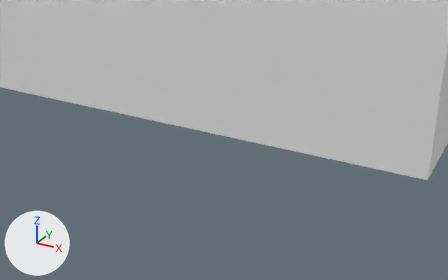
What one commit did to the glTF model assets/models/objects/casa_model01.glb.
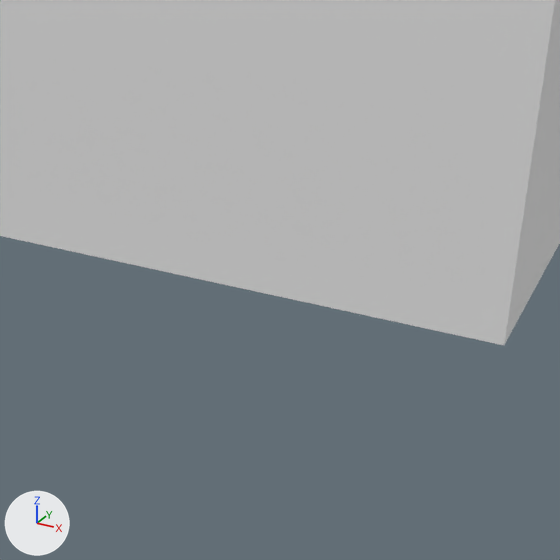
Each version is shown from a 50 mm lens placed at (10.44, -18.52, 4.68), pointed at (6.18, -10.77, 0.8), then close up on the part from 54% to 100% of the width and 19% to 92% of the height. Every picture has the same lights, and +X, +Y and +Z are marked at lower left. The last two pictures show the newer version. Where no turn or scale is listed for an object, it has been applied to the vertices.

The older version as bpy lines, for what is in view:
```python
me_plane = bpy.data.meshes.new('Plane')
me_plane.from_pydata(...)  # 12 vertices, 20 faces; spans x -9.0..9.0, y -9.0..9.0, z 0.0..16.7
ob_plane = bpy.data.objects.new('Plane', me_plane)
ob_plane.location = (0.0, 0.0, 0.0)
```
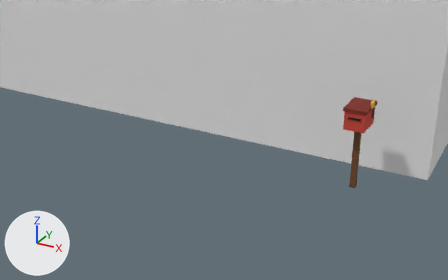
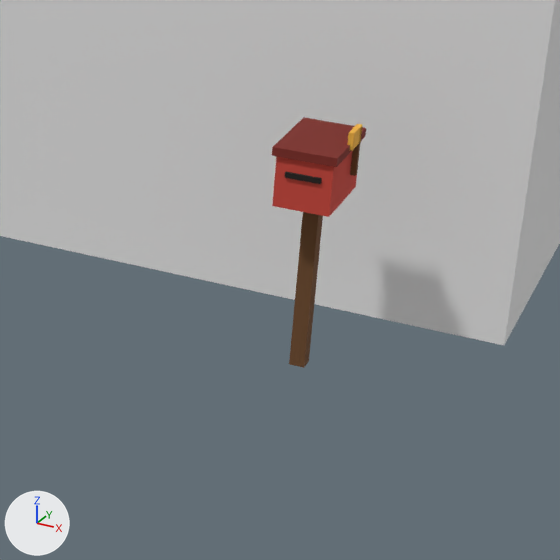
Location of each change, [x1, y1, x2, y2] in pixels of the close-ups (560 x 560 px):
'buzon_caja', added (red): after [272, 151, 357, 217]
'buzon_poste', added (brown): after [289, 212, 323, 368]
'buzon_techo', added (red): after [272, 118, 366, 167]
'buzon_bandera', added: after [347, 124, 362, 151]
'buzon_ranura', added: after [285, 172, 322, 184]
'buzon_bandera_palo', added: after [350, 128, 362, 176]

The change, as a diff of the scene's bpy script:
```diff
--- a/assets/models/objects/casa_model01.glb.py
+++ b/assets/models/objects/casa_model01.glb.py
@@ mat_buzon_oscuro @@
+mat_buzon_oscuro = principled_material('buzon_oscuro')
+mat_buzon_oscuro.base_color = (0.205, 0.0232, 0.016)  # red #7d2a22
+mat_buzon_oscuro.roughness = 1.0
@@ mat_buzon_negro @@
+mat_buzon_negro = principled_material('buzon_negro')
+mat_buzon_negro.base_color = (0.0137, 0.0103, 0.00857)  # black #1f1a17
+mat_buzon_negro.roughness = 1.0
@@ mat_buzon_madera @@
+mat_buzon_madera = principled_material('buzon_madera')
+mat_buzon_madera.base_color = (0.156, 0.0685, 0.0242)  # brown #6e4a2b
+mat_buzon_madera.roughness = 1.0
@@ mat_buzon_rojo @@
+mat_buzon_rojo = principled_material('buzon_rojo')
+mat_buzon_rojo.base_color = (0.578, 0.0612, 0.0423)  # red #c8463a
+mat_buzon_rojo.roughness = 1.0
@@ mat_buzon_amarillo @@
+mat_buzon_amarillo = principled_material('buzon_amarillo')
+mat_buzon_amarillo.base_color = (0.888, 0.462, 0.0578)  # orange #f2b544
+mat_buzon_amarillo.roughness = 1.0
@@ me_buzon_techo @@
+me_buzon_techo.from_pydata(...)  # a box spanning x -0.18..0.18, y -0.27..0.27, z 1.35..1.4
+me_buzon_techo.materials.append(mat_buzon_oscuro)  # red #7d2a22
@@ me_buzon_ranura @@
+me_buzon_ranura.from_pydata(...)  # a box spanning x -0.1..0.1, y -0.265..-0.245, z 1.235..1.265
+me_buzon_ranura.materials.append(mat_buzon_negro)  # black #1f1a17
@@ me_buzon_poste @@
+me_buzon_poste.from_pydata(...)  # a box spanning x -0.045..0.045, y -0.045..0.045, z 0.0..1.05
+me_buzon_poste.materials.append(mat_buzon_madera)  # brown #6e4a2b
@@ me_buzon_caja @@
+me_buzon_caja.from_pydata(...)  # a box spanning x -0.16..0.16, y -0.25..0.25, z 1.05..1.35
+me_buzon_caja.materials.append(mat_buzon_rojo)  # red #c8463a
@@ me_buzon_bandera_palo @@
+me_buzon_bandera_palo.from_pydata(...)  # a box spanning x 0.165..0.195, y 0.085..0.115, z 1.18..1.46
+me_buzon_bandera_palo.materials.append(mat_buzon_madera)  # brown #6e4a2b
@@ me_buzon_bandera @@
+me_buzon_bandera.from_pydata(...)  # a box spanning x 0.165..0.195, y -0.04..0.12, z 1.37..1.47
+me_buzon_bandera.materials.append(mat_buzon_amarillo)  # orange #f2b544
@@ ob_buzon_techo @@
+ob_buzon_techo = bpy.data.objects.new('buzon_techo', me_buzon_techo)
+ob_buzon_techo.location = (8.0, -9.8, 0.0)
@@ ob_buzon_ranura @@
+ob_buzon_ranura = bpy.data.objects.new('buzon_ranura', me_buzon_ranura)
+ob_buzon_ranura.location = (8.0, -9.8, 0.0)
@@ ob_buzon_poste @@
+ob_buzon_poste = bpy.data.objects.new('buzon_poste', me_buzon_poste)
+ob_buzon_poste.location = (8.0, -9.8, 0.0)
@@ ob_buzon_caja @@
+ob_buzon_caja = bpy.data.objects.new('buzon_caja', me_buzon_caja)
+ob_buzon_caja.location = (8.0, -9.8, 0.0)
@@ ob_buzon_bandera_palo @@
+ob_buzon_bandera_palo = bpy.data.objects.new('buzon_bandera_palo', me_buzon_bandera_palo)
+ob_buzon_bandera_palo.location = (8.0, -9.8, 0.0)
@@ ob_buzon_bandera @@
+ob_buzon_bandera = bpy.data.objects.new('buzon_bandera', me_buzon_bandera)
+ob_buzon_bandera.location = (8.0, -9.8, 0.0)
```
